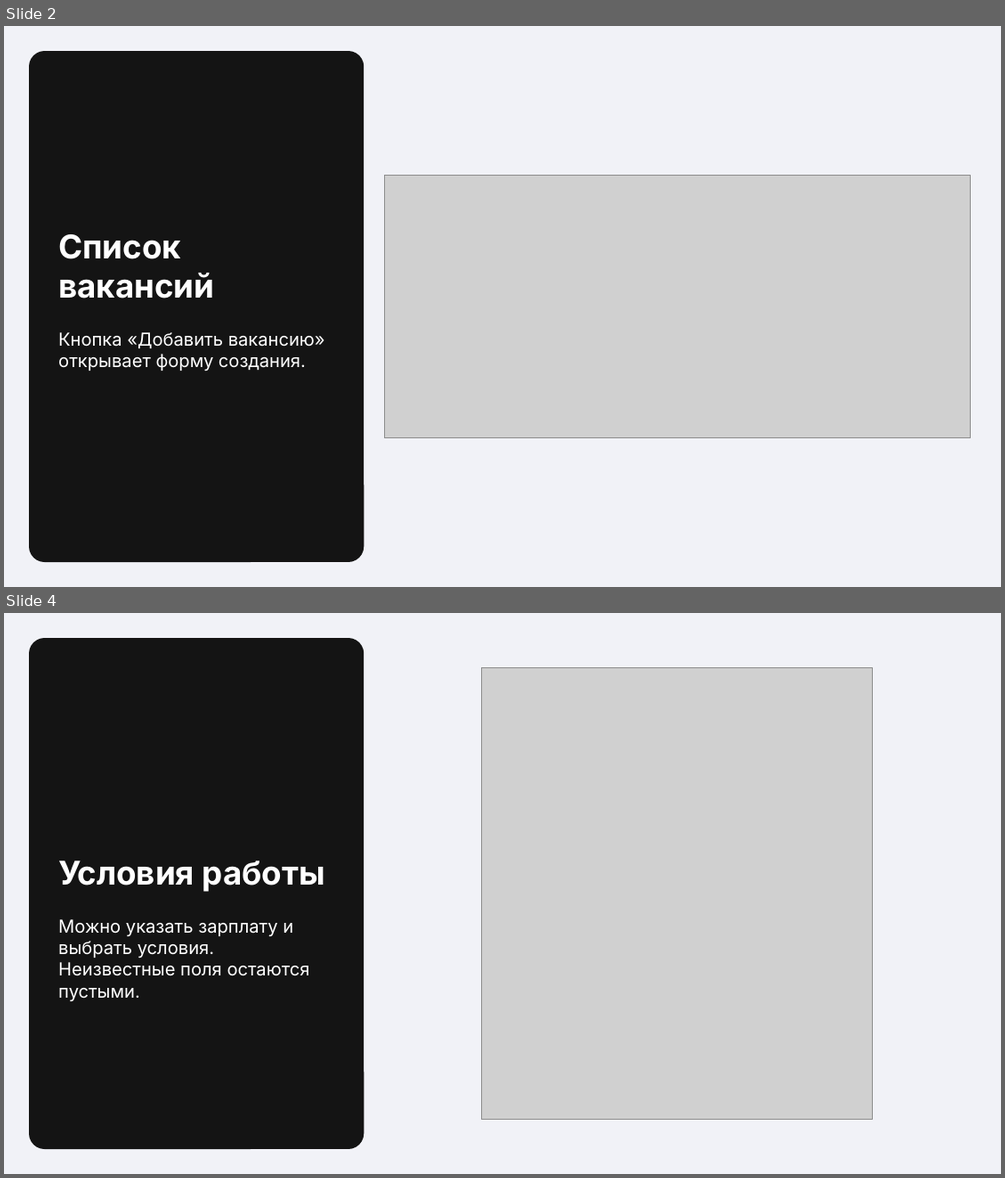
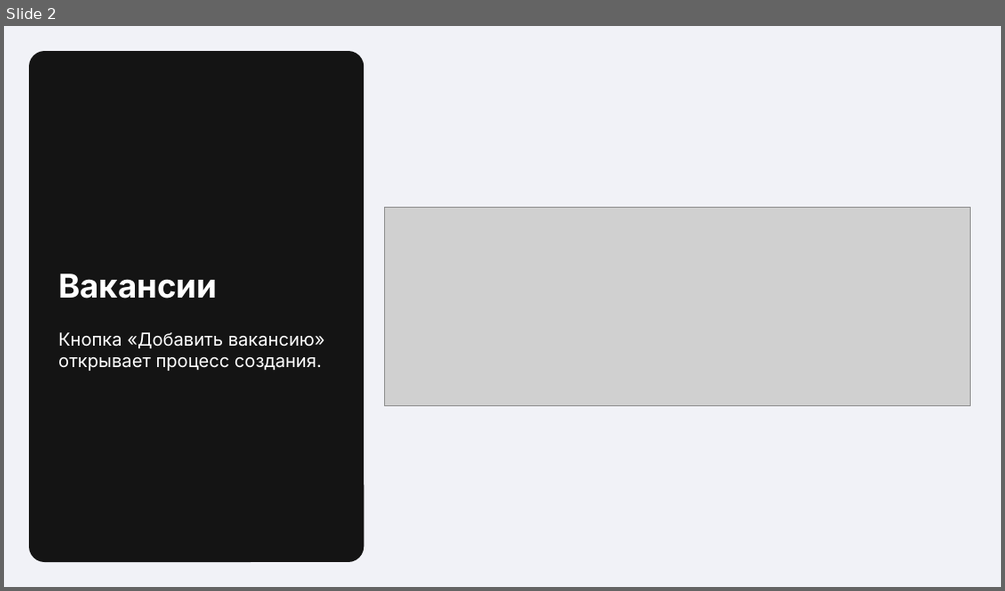
Before and after one commit to trueakaru-stack/iskra-vacancy-prototype, a slide deck: docs/voice-vacancy-presentation.pptx. Shown one above the other, each under a label of ours: slides 2 and 4 before the commit, slide 2 after it; the slides between them are not shown. The pictures are 1005x1178 and 1005x591 pixels, drawn with LibreOffice and Linux fonts; fonts in the diff are those of the drawing; grey boxes stand for pictures. Boxes give left, top, right and bottom in pixels: in the first picture for what was removed or moved away, otherwise in the second. Text is boxed around its words. In the diff, an @@ line names an element or a change of style, - is before the commit and + after.

```diff
--- a/docs/voice-vacancy-presentation.pptx
+++ b/docs/voice-vacancy-presentation.pptx
@@ slide 4 removed at box(4, 613, 1001, 1174), background #F1F2F7 @@
@@ rounded rectangle removed at box(29, 638, 364, 1149) @@
@@ picture removed at box(482, 667, 872, 1119) @@
@@ text removed at box(58, 860, 325, 892) @@
-Условия работы
@@ text removed at box(58, 919, 310, 1001) @@
-Можно указать зарплату и выбрать условия. Неизвестные поля остаются пустыми.
@@ slide 2 changed as well @@
@@ picture: place and size @@
-picture at box(384, 175, 970, 437)
+picture at box(384, 207, 970, 405)
@@ text at box(58, 273, 217, 298): text changed @@
-Список вакансий
+Вакансии
@@ text at box(58, 332, 325, 370): text changed @@
-Кнопка «Добавить вакансию» открывает форму создания.
+Кнопка «Добавить вакансию» открывает процесс создания.
```
Also in this commit, not shown: 3 other slides changed, 4 slides added, 3 other slides removed, 28 other files.
